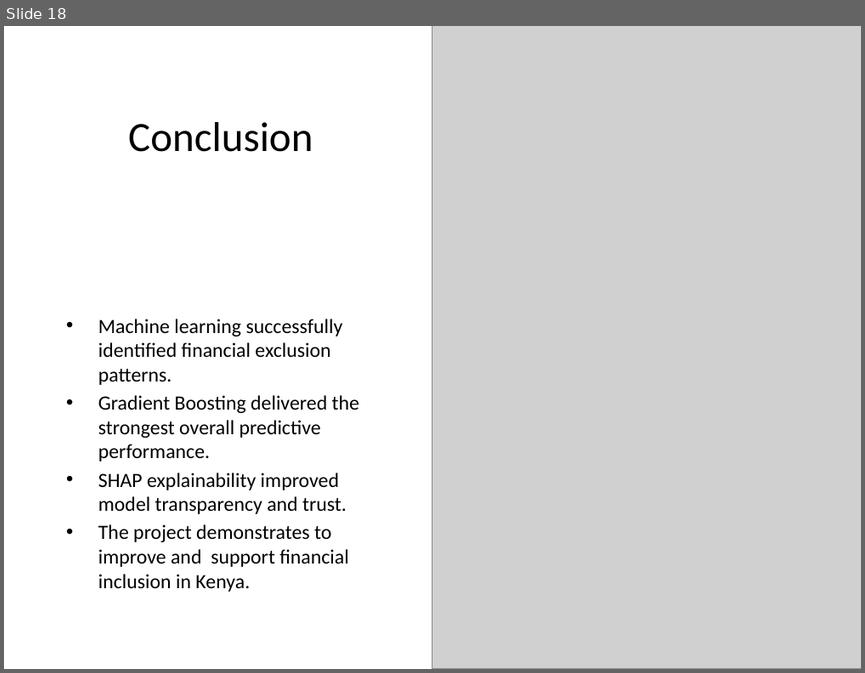
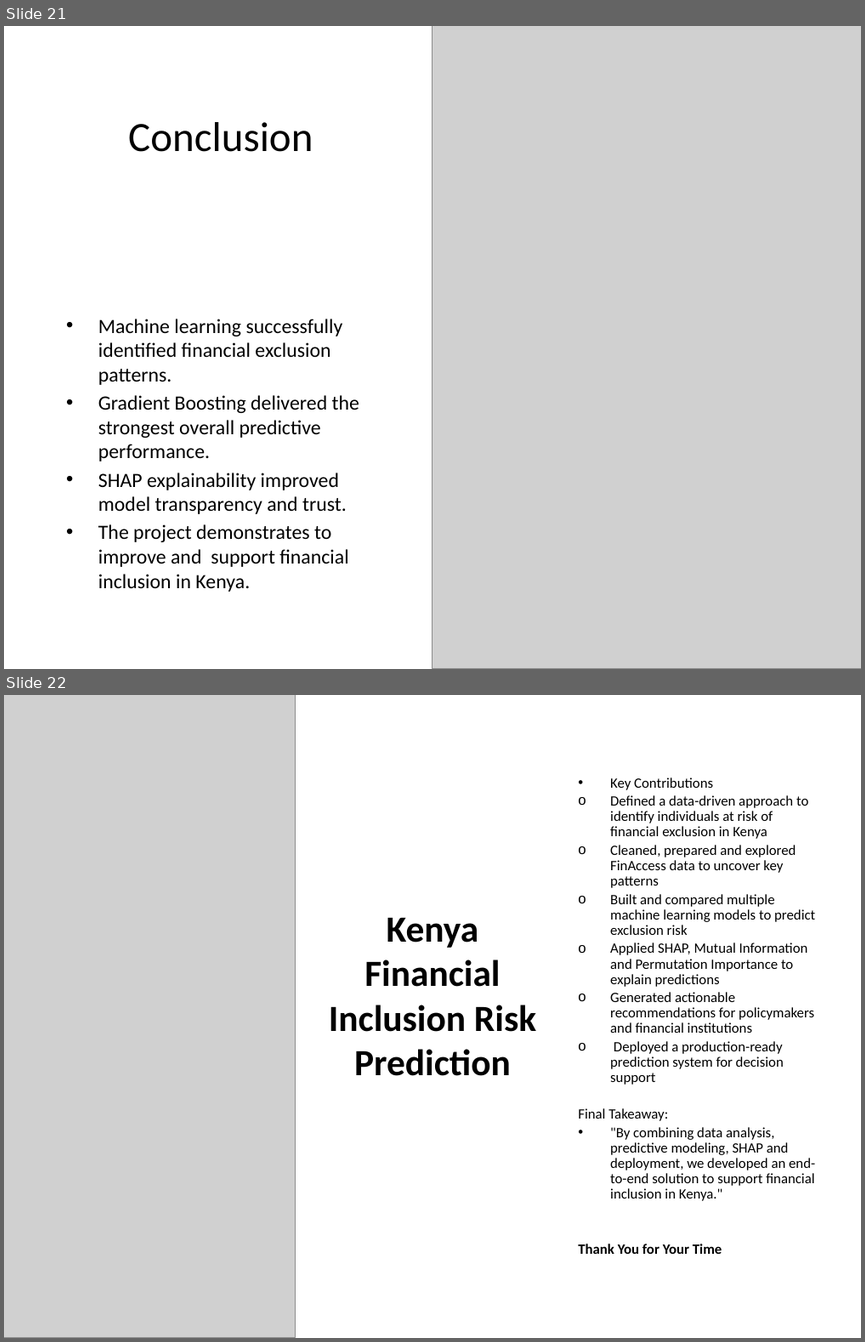
Before and after one commit to ChairoSolutions/Kenya-financial-inclusion-risk, a slide deck: Presentation/Financial_Inclusion_Presentation.pptx. Shown one above the other, each under a label of ours: slide 18 before the commit, slides 21 and 22 after it. The pictures are 865x673 and 865x1342 pixels, drawn with LibreOffice and Linux fonts; fonts in the diff are those of the drawing; grey boxes stand for pictures. Boxes give left, top, right and bottom in pixels: in the first picture for what was removed or moved away, otherwise in the second. Text is boxed around its words. In the diff, an @@ line names an element or a change of style, - is before the commit and + after.

```diff
--- a/Presentation/Financial_Inclusion_Presentation.pptx
+++ b/Presentation/Financial_Inclusion_Presentation.pptx
@@ slide 22 added at [4,695,861,1338], background #FFFFFF @@
@@ picture added at [4,695,296,1338] @@
@@ text added at [578,777,815,1253], 12 pt, text #000000 @@
+• Key Contributions
+o Defined a data-driven approach to identify individuals at risk of financial exclusion in Kenya
+o Cleaned, prepared and explored FinAccess data to uncover key patterns
+o Built and compared multiple machine learning models to predict exclusion risk
+o Applied SHAP, Mutual Information and Permutation Importance to explain predictions
+o Generated actionable recommendations for policymakers and financial institutions
+o Deployed a production-ready prediction system for decision support
+Final Takeaway:
+• "By combining data analysis, predictive modeling, SHAP and deployment, we developed an end-to-end solution to support financial inclusion in Kenya."
+Thank You for Your Time
@@ title added at [329,918,536,1076], 31 pt, text #000000, bold @@
+Kenya Financial Inclusion Risk Prediction
@@ what was slide 18 is now slide 21 @@
```
Also in this commit, not shown: 1 slide changed, 3 other slides added, 1 other file.
